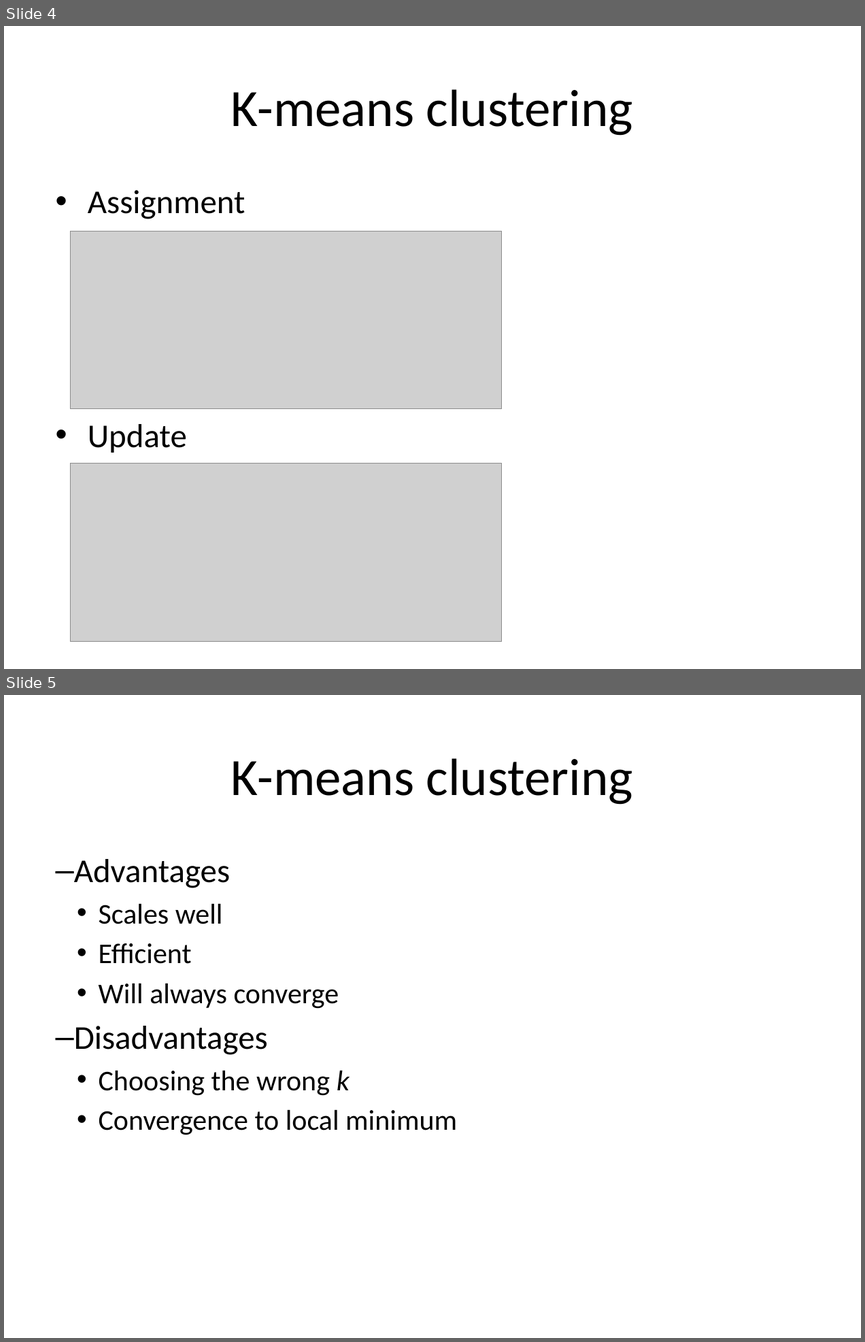
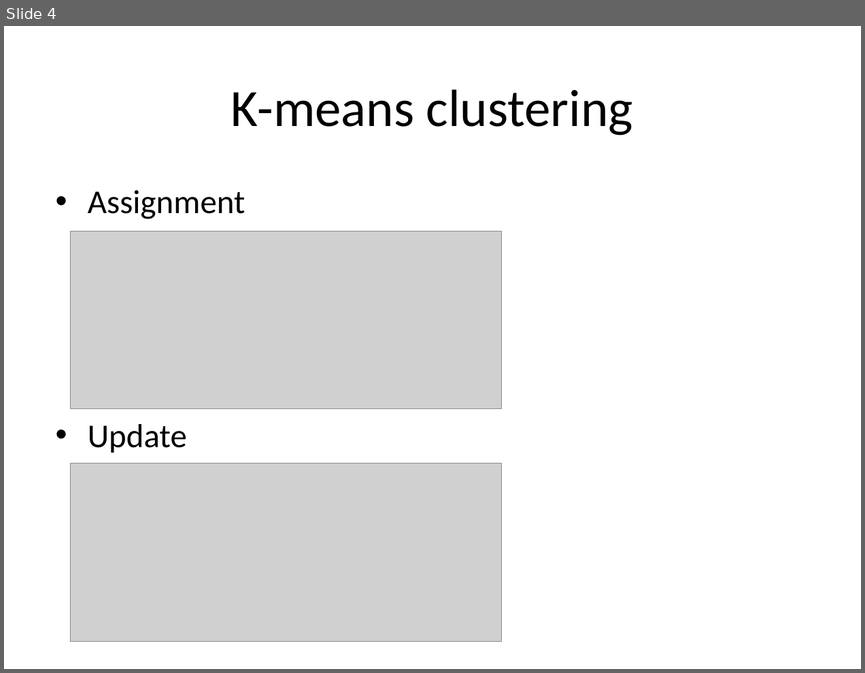
Before and after one commit to kalyanar/machine-learning-video, a slide deck: slides/9_kmeans.pptx. Shown one above the other, each under a label of ours: slides 4 and 5 before the commit, slide 4 after it. The pictures are 865x1342 and 865x673 pixels, drawn with LibreOffice and Linux fonts; fonts in the diff are those of the drawing; grey boxes stand for pictures. Boxes give left, top, right and bottom in pixels: in the first picture for what was removed or moved away, otherwise in the second. Text is boxed around its words. In the diff, an @@ line names an element or a change of style, - is before the commit and + after.

```diff
--- a/slides/9_kmeans.pptx
+++ b/slides/9_kmeans.pptx
@@ slide 5 removed at <box>4,695,861,1338</box>, background #FFFFFF @@
@@ title removed at <box>231,758,633,804</box> @@
-K-means clustering
@@ text removed at <box>74,859,457,1135</box> @@
-  – Advantages
-    • Scales well
-    • Efficient
-    • Will always converge
-  – Disadvantages
-    • Choosing the wrong k
-    • Convergence to local minimum
```
Also in this commit, not shown: 6 slides changed, 4 other slides removed, 15 other files.
